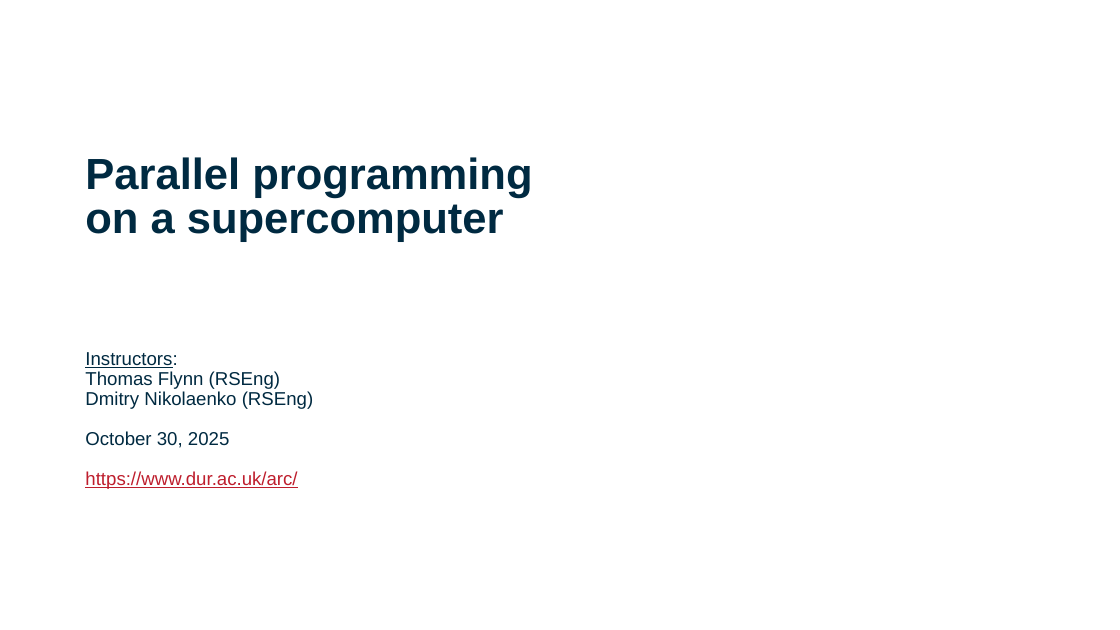
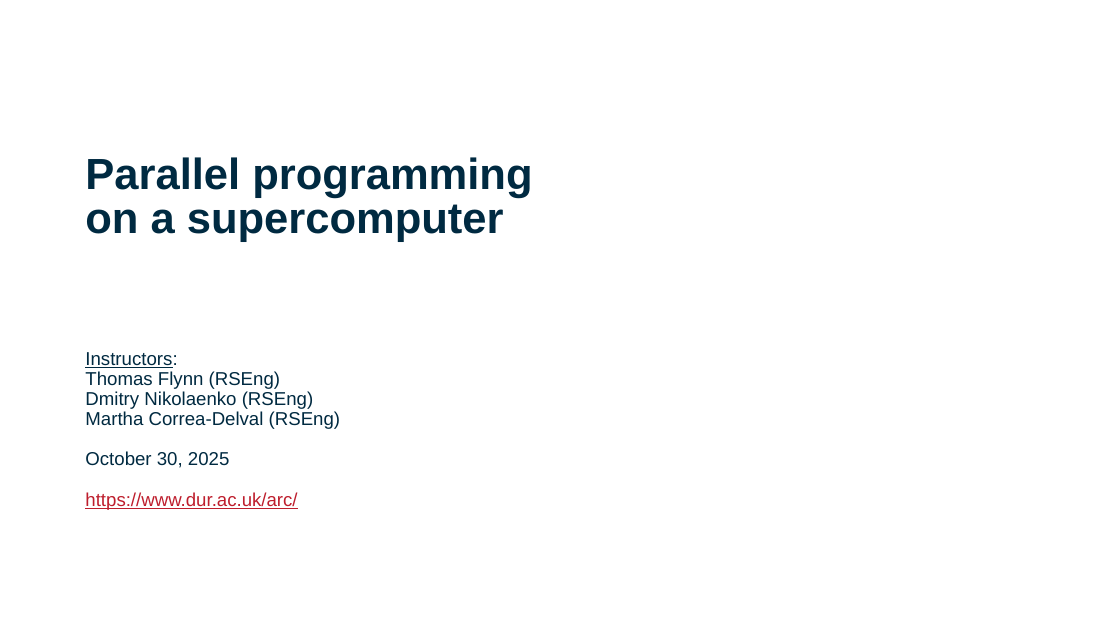
Before and after one commit to DurhamARC-Training/BasicParallelProgramming, a slide deck: slide 1 of OpenMPMPIShortCourse_Autumn2025.odp. Drawn at 1120x630 pixels with LibreOffice and Linux fonts; fonts in the diff are those of the drawing; background and template pictures are left out. Boxes give left, top, right and bottom in pixels: in the first picture for what was removed or moved away, otherwise in the second. Text is boxed around its words. In the diff, an @@ line names an element or a change of style, - is before the commit and + after.

```diff
--- a/OpenMPMPIShortCourse_Autumn2025.odp
+++ b/OpenMPMPIShortCourse_Autumn2025.odp
@@ subtitle at (85, 411, 340, 429): paragraph added @@
+Martha Correa-Delval (RSEng)
```
Also in this commit, not shown: 15 other slides changed, 2 slides added, 1 slide removed, 1 other file.
